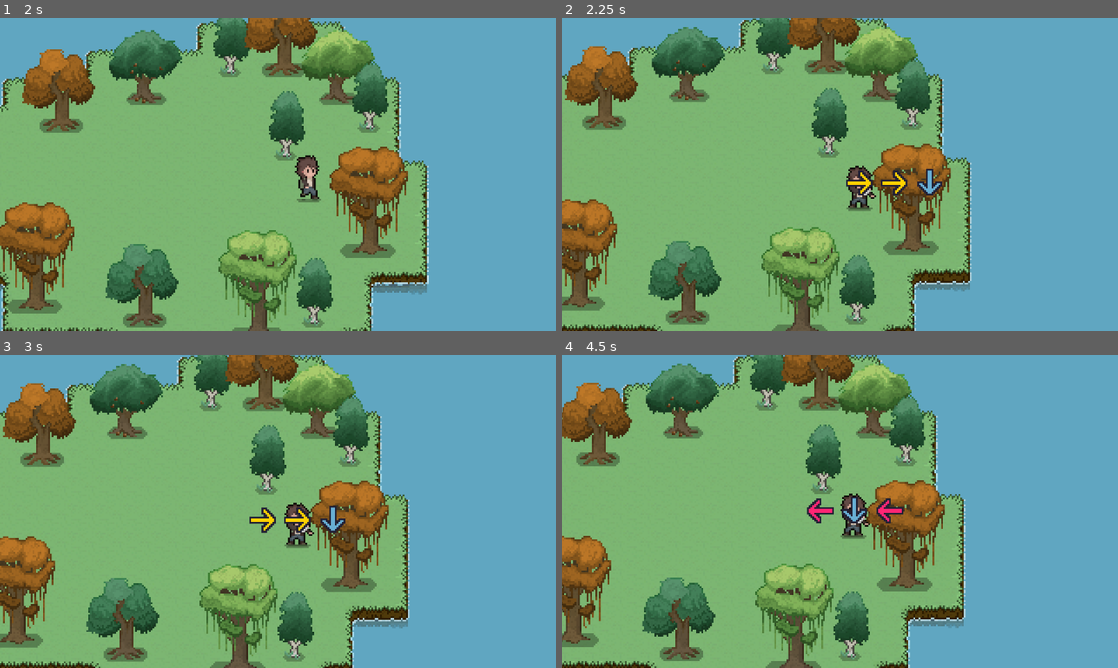
Above: before the commit, frames 1-4 (two rows, left to right).
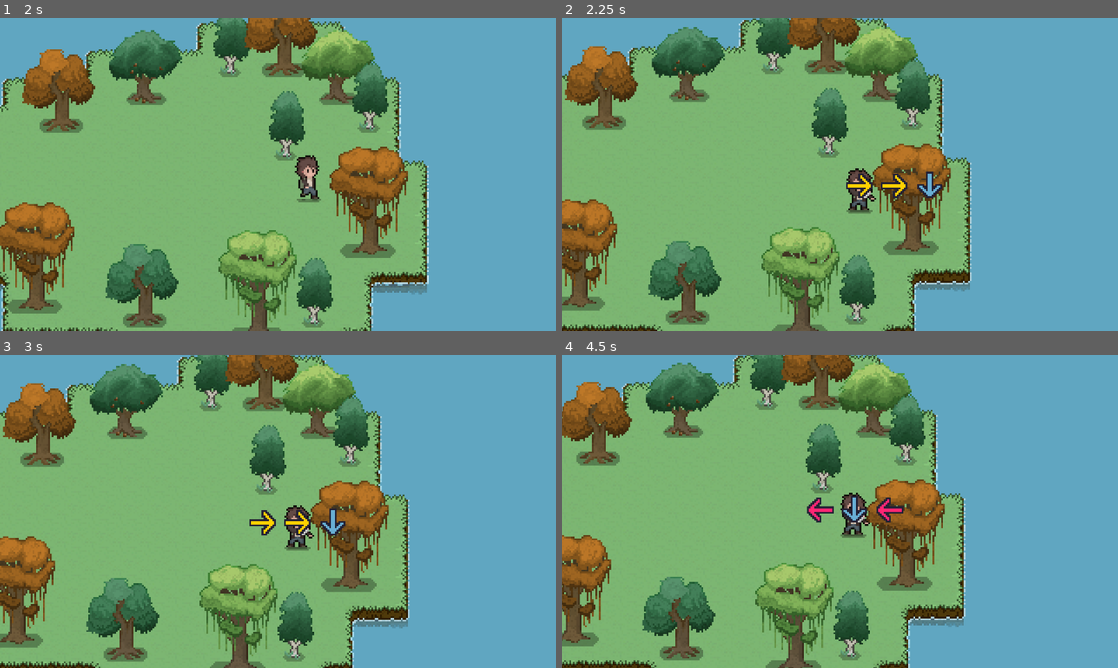
Above: after the commit, the same moments.

Repository: bonsaipropaganda/advjam2023
Game: Godot game, scene res://scenes/GUI/menus/main_menu.tscn
The game is run twice, just before and just after one commit, with the same random seed, the same clock (stepped at 60 frames per second) and the same inputs. Sound files missing from this copy of the repository are replaced by a short silence.
Inputs (mouse positions are in pixels of both pictures, inside the frame that each line leads up to):
- Up to frame 1 (2 s): click (111, 133) at 0.5 s; tap Enter at 1.25 s; hold D (keyboard_right) from 1.28 s (still down); tap E (Interact) at 1.35 s
- Up to frame 2 (2.25 s): release D (keyboard_right) at 2.03 s; hold S (keyboard_down) from 2.03 s (still down); tap Space (keyboard_space) at 2.1 s
- Up to frame 3 (3 s): tap Space (keyboard_space) at 2.75 s; release S (keyboard_down) at 2.78 s; hold D (keyboard_right) from 2.78 s (still down); tap E (Interact) at 2.85 s
- Up to frame 4 (4.5 s): release D (keyboard_right) at 3.53 s; hold W (keyboard_up) 3.53-4.28 s; tap Space (keyboard_space) at 3.6 s; tap Enter at 4.25 s; hold A (keyboard_left) from 4.28 s (still down); tap E (Interact) at 4.35 s

Frame 1 is identical in both runs. In frame 2, 0.8% of the frame differs, in the area x 51-69%, y 47-63%; in frame 3, 0.8%; in frame 4, 4.4%, in the area x 0-73%, y 0-100%.

Commit message:
qte done signal, slash direction + zone

Diff:
--- a/AdventureJam2023/player_attack_QTE/qte.gd
+++ b/AdventureJam2023/player_attack_QTE/qte.gd
@@ -16,6 +16,8 @@
 var success: bool = false
 
 ##############################################.
+
+signal qte_done(is_success: bool)
 
 
 #this is where the whole code starts
@@ -113,9 +115,12 @@
 		if qte_counter == qte_sequence.size():  #if you'er at the end of the sequence, exitttt, and sucess is truee
 			is_qte = false
 			success = true
+			qte_done.emit(true)
+
 		sprite_shift()
 	else:  # if you have failed, then just quit
 		is_qte = false
+		qte_done.emit(false)
 
 
 func sprite_shift():  #for moving the sprite around after every input
@@ -137,6 +142,7 @@
 	if qte_timer < 0:
 		qte_timer = qte_reset_timer
 		is_qte = false
+		qte_done.emit(false)
 	qte_timer -= qte_delta_time
 
 
--- a/AdventureJam2023/scenes/Entities/player.tscn
+++ b/AdventureJam2023/scenes/Entities/player.tscn
@@ -9,6 +9,7 @@
 [ext_resource type="PackedScene" uid="uid://evtep5rqp3ve" path="res://player_attack_QTE/qte.tscn" id="8_iuh4x"]
 [ext_resource type="Texture2D" uid="uid://q34c8jgx517r" path="res://sprites/Swipe Effect/green_slash/SP301_02.png" id="8_lk5uo"]
 [ext_resource type="Texture2D" uid="uid://cscu53v68f4m3" path="res://sprites/Swipe Effect/green_slash/SP301_01.png" id="9_ls5bf"]
+[ext_resource type="PackedScene" uid="uid://cnht5wav7xc1s" path="res://scenes/sword_slash.tscn" id="10_183k2"]
 
 [sub_resource type="SpriteFrames" id="SpriteFrames_ek2va"]
 animations = [{
@@ -53,33 +54,7 @@
 radius = 5.0
 height = 10.0
 
-[sub_resource type="CircleShape2D" id="CircleShape2D_gl1sr"]
-radius = 8.06226
-
 [sub_resource type="CapsuleShape2D" id="CapsuleShape2D_65n6a"]
-
-[sub_resource type="SpriteFrames" id="SpriteFrames_d1bg0"]
-animations = [{
-"frames": [{
-"duration": 1.0,
-"texture": ExtResource("5_ex26q")
-}, {
-"duration": 1.0,
-"texture": ExtResource("6_gtq3g")
-}, {
-"duration": 1.0,
-"texture": ExtResource("7_ko3nk")
-}, {
-"duration": 1.0,
-"texture": ExtResource("8_lk5uo")
-}, {
-"duration": 1.0,
-"texture": ExtResource("9_ls5bf")
-}],
-"loop": false,
-"name": &"default",
-"speed": 15.0
-}]
 
 [sub_resource type="Animation" id="Animation_0itb2"]
 resource_name = "Idle_down"
@@ -98,18 +73,6 @@
 "update": 1,
 "values": [0, 1]
 }
-tracks/1/type = "value"
-tracks/1/imported = false
-tracks/1/enabled = true
-tracks/1/path = NodePath("HitArea:position")
-tracks/1/interp = 1
-tracks/1/loop_wrap = true
-tracks/1/keys = {
-"times": PackedFloat32Array(0),
-"transitions": PackedFloat32Array(1),
-"update": 0,
-"values": [Vector2(0, 0)]
-}
 
 [sub_resource type="Animation" id="Animation_w6rsc"]
 resource_name = "Idle_left"
@@ -128,18 +91,6 @@
 "update": 1,
 "values": [48, 49]
 }
-tracks/1/type = "value"
-tracks/1/imported = false
-tracks/1/enabled = true
-tracks/1/path = NodePath("HitArea:position")
-tracks/1/interp = 1
-tracks/1/loop_wrap = true
-tracks/1/keys = {
-"times": PackedFloat32Array(0),
-"transitions": PackedFloat32Array(1),
-"update": 0,
-"values": [Vector2(-16, 0)]
-}
 
 [sub_resource type="Animation" id="Animation_ttf6l"]
 resource_name = "Idle_right"
@@ -158,18 +109,6 @@
 "update": 1,
 "values": [32, 33]
 }
-tracks/1/type = "value"
-tracks/1/imported = false
-tracks/1/enabled = true
-tracks/1/path = NodePath("HitArea:position")
-tracks/1/interp = 1
-tracks/1/loop_wrap = true
-tracks/1/keys = {
-"times": PackedFloat32Array(0),
-"transitions": PackedFloat32Array(1),
-"update": 0,
-"values": [Vector2(16, 0)]
-}
 
 [sub_resource type="Animation" id="Animation_nh0ge"]
 resource_name = "Idle_up"
@@ -188,23 +127,111 @@
 "update": 1,
 "values": [16, 17]
 }
+
+[sub_resource type="Animation" id="Animation_5321q"]
+resource_name = "attack_down"
+length = 0.8
+step = 0.05
+tracks/0/type = "value"
+tracks/0/imported = false
+tracks/0/enabled = true
+tracks/0/path = NodePath("PlayerSprite:frame")
+tracks/0/interp = 1
+tracks/0/loop_wrap = true
+tracks/0/keys = {
+"times": PackedFloat32Array(0, 0.2, 0.4, 0.6),
+"transitions": PackedFloat32Array(1, 1, 1, 1),
+"update": 1,
+"values": [8, 9, 10, 11]
+}
 tracks/1/type = "value"
 tracks/1/imported = false
 tracks/1/enabled = true
-tracks/1/path = NodePath("HitArea:position")
+tracks/1/path = NodePath("SwordSlash:monitoring")
 tracks/1/interp = 1
 tracks/1/loop_wrap = true
 tracks/1/keys = {
+"times": PackedFloat32Array(0.2, 0.7),
+"transitions": PackedFloat32Array(1, 1),
+"update": 1,
+"values": [true, false]
+}
+tracks/2/type = "value"
+tracks/2/imported = false
+tracks/2/enabled = true
+tracks/2/path = NodePath("SwordSlash:position")
+tracks/2/interp = 1
+tracks/2/loop_wrap = true
+tracks/2/keys = {
 "times": PackedFloat32Array(0),
 "transitions": PackedFloat32Array(1),
 "update": 0,
-"values": [Vector2(0, 0)]
-}
-
-[sub_resource type="Animation" id="Animation_5321q"]
-resource_name = "attack_down"
+"values": [Vector2(0, 15)]
+}
+tracks/3/type = "value"
+tracks/3/imported = false
+tracks/3/enabled = true
+tracks/3/path = NodePath("SwordSlash/Animation:frame")
+tracks/3/interp = 1
+tracks/3/loop_wrap = true
+tracks/3/keys = {
+"times": PackedFloat32Array(0.05, 0.2, 0.3, 0.4, 0.55),
+"transitions": PackedFloat32Array(1, 1, 1, 1, 1),
+"update": 1,
+"values": [0, 1, 2, 3, 4]
+}
+tracks/4/type = "value"
+tracks/4/imported = false
+tracks/4/enabled = true
+tracks/4/path = NodePath("SwordSlash/Animation:flip_h")
+tracks/4/interp = 1
+tracks/4/loop_wrap = true
+tracks/4/keys = {
+"times": PackedFloat32Array(0),
+"transitions": PackedFloat32Array(1),
+"update": 1,
+"values": [true]
+}
+tracks/5/type = "value"
+tracks/5/imported = false
+tracks/5/enabled = true
+tracks/5/path = NodePath("SwordSlash/Animation:flip_v")
+tracks/5/interp = 1
+tracks/5/loop_wrap = true
+tracks/5/keys = {
+"times": PackedFloat32Array(0),
+"transitions": PackedFloat32Array(1),
+"update": 1,
+"values": [false]
+}
+tracks/6/type = "value"
+tracks/6/imported = false
+tracks/6/enabled = true
+tracks/6/path = NodePath("SwordSlash:rotation")
+tracks/6/interp = 1
+tracks/6/loop_wrap = true
+tracks/6/keys = {
+"times": PackedFloat32Array(0),
+"transitions": PackedFloat32Array(1),
+"update": 0,
+"values": [0.0]
+}
+tracks/7/type = "value"
+tracks/7/imported = false
+tracks/7/enabled = true
+tracks/7/path = NodePath("SwordSlash/Animation:visible")
+tracks/7/interp = 1
+tracks/7/loop_wrap = true
+tracks/7/keys = {
+"times": PackedFloat32Array(0.7),
+"transitions": PackedFloat32Array(1),
+"update": 1,
+"values": [false]
+}
+
+[sub_resource type="Animation" id="Animation_7rbsn"]
+resource_name = "attack_left"
 length = 0.8
-loop_mode = 1
 step = 0.05
 tracks/0/type = "value"
 tracks/0/imported = false
@@ -216,43 +243,96 @@
 "times": PackedFloat32Array(0, 0.2, 0.4, 0.6),
 "transitions": PackedFloat32Array(1, 1, 1, 1),
 "update": 1,
-"values": [8, 9, 10, 11]
+"values": [56, 57, 58, 59]
 }
 tracks/1/type = "value"
 tracks/1/imported = false
 tracks/1/enabled = true
-tracks/1/path = NodePath("HitArea:position")
+tracks/1/path = NodePath("SwordSlash:monitoring")
 tracks/1/interp = 1
 tracks/1/loop_wrap = true
 tracks/1/keys = {
+"times": PackedFloat32Array(0.2, 0.7),
+"transitions": PackedFloat32Array(1, 1),
+"update": 1,
+"values": [true, false]
+}
+tracks/2/type = "value"
+tracks/2/imported = false
+tracks/2/enabled = true
+tracks/2/path = NodePath("SwordSlash:position")
+tracks/2/interp = 1
+tracks/2/loop_wrap = true
+tracks/2/keys = {
 "times": PackedFloat32Array(0),
 "transitions": PackedFloat32Array(1),
 "update": 0,
-"values": [Vector2(0, 16)]
-}
-
-[sub_resource type="Animation" id="Animation_7rbsn"]
-resource_name = "attack_left"
-length = 0.8
-loop_mode = 1
-step = 0.05
-tracks/0/type = "value"
-tracks/0/imported = false
-tracks/0/enabled = true
-tracks/0/path = NodePath("PlayerSprite:frame")
-tracks/0/interp = 1
-tracks/0/loop_wrap = true
-tracks/0/keys = {
-"times": PackedFloat32Array(0, 0.2, 0.4, 0.6),
-"transitions": PackedFloat32Array(1, 1, 1, 1),
-"update": 1,
-"values": [56, 57, 58, 59]
+"values": [Vector2(-14, 2)]
+}
+tracks/3/type = "value"
+tracks/3/imported = false
+tracks/3/enabled = true
+tracks/3/path = NodePath("SwordSlash/Animation:frame")
+tracks/3/interp = 1
+tracks/3/loop_wrap = true
+tracks/3/keys = {
+"times": PackedFloat32Array(0.05, 0.2, 0.3, 0.4, 0.55),
+"transitions": PackedFloat32Array(1, 1, 1, 1, 1),
+"update": 1,
+"values": [0, 1, 2, 3, 4]
+}
+tracks/4/type = "value"
+tracks/4/imported = false
+tracks/4/enabled = true
+tracks/4/path = NodePath("SwordSlash/Animation:flip_h")
+tracks/4/interp = 1
+tracks/4/loop_wrap = true
+tracks/4/keys = {
+"times": PackedFloat32Array(0),
+"transitions": PackedFloat32Array(1),
+"update": 1,
+"values": [true]
+}
+tracks/5/type = "value"
+tracks/5/imported = false
+tracks/5/enabled = true
+tracks/5/path = NodePath("SwordSlash/Animation:flip_v")
+tracks/5/interp = 1
+tracks/5/loop_wrap = true
+tracks/5/keys = {
+"times": PackedFloat32Array(0),
+"transitions": PackedFloat32Array(1),
+"update": 1,
+"values": [false]
+}
+tracks/6/type = "value"
+tracks/6/imported = false
+tracks/6/enabled = true
+tracks/6/path = NodePath("SwordSlash:rotation")
+tracks/6/interp = 1
+tracks/6/loop_wrap = true
+tracks/6/keys = {
+"times": PackedFloat32Array(0),
+"transitions": PackedFloat32Array(1),
+"update": 0,
+"values": [1.5708]
+}
+tracks/7/type = "value"
+tracks/7/imported = false
+tracks/7/enabled = true
+tracks/7/path = NodePath("SwordSlash/Animation:visible")
+tracks/7/interp = 1
+tracks/7/loop_wrap = true
+tracks/7/keys = {
+"times": PackedFloat32Array(0.7),
+"transitions": PackedFloat32Array(1),
+"update": 1,
+"values": [false]
 }
 
 [sub_resource type="Animation" id="Animation_3an7c"]
 resource_name = "attack_right"
 length = 0.8
-loop_mode = 1
 step = 0.05
 tracks/0/type = "value"
 tracks/0/imported = false
@@ -265,12 +345,95 @@
 "transitions": PackedFloat32Array(1, 1, 1, 1),
 "update": 1,
 "values": [40, 41, 42, 43]
+}
+tracks/1/type = "value"
+tracks/1/imported = false
+tracks/1/enabled = true
+tracks/1/path = NodePath("SwordSlash:monitoring")
+tracks/1/interp = 1
+tracks/1/loop_wrap = true
+tracks/1/keys = {
+"times": PackedFloat32Array(0.2, 0.7),
+"transitions": PackedFloat32Array(1, 1),
+"update": 1,
+"values": [true, false]
+}
+tracks/2/type = "value"
+tracks/2/imported = false
+tracks/2/enabled = true
+tracks/2/path = NodePath("SwordSlash:position")
+tracks/2/interp = 1
+tracks/2/loop_wrap = true
+tracks/2/keys = {
+"times": PackedFloat32Array(0),
+"transitions": PackedFloat32Array(1),
+"update": 0,
+"values": [Vector2(8, 2)]
+}
+tracks/3/type = "value"
+tracks/3/imported = false
+tracks/3/enabled = true
+tracks/3/path = NodePath("SwordSlash/Animation:frame")
+tracks/3/interp = 1
+tracks/3/loop_wrap = true
+tracks/3/keys = {
+"times": PackedFloat32Array(0.05, 0.2, 0.3, 0.4, 0.55),
+"transitions": PackedFloat32Array(1, 1, 1, 1, 1),
+"update": 1,
+"values": [0, 1, 2, 3, 4]
+}
+tracks/4/type = "value"
+tracks/4/imported = false
+tracks/4/enabled = true
+tracks/4/path = NodePath("SwordSlash/Animation:flip_h")
+tracks/4/interp = 1
+tracks/4/loop_wrap = true
+tracks/4/keys = {
+"times": PackedFloat32Array(0),
+"transitions": PackedFloat32Array(1),
+"update": 1,
+"values": [false]
+}
+tracks/5/type = "value"
+tracks/5/imported = false
+tracks/5/enabled = true
+tracks/5/path = NodePath("SwordSlash/Animation:flip_v")
+tracks/5/interp = 1
+tracks/5/loop_wrap = true
+tracks/5/keys = {
+"times": PackedFloat32Array(0),
+"transitions": PackedFloat32Array(1),
+"update": 1,
+"values": [true]
+}
+tracks/6/type = "value"
+tracks/6/imported = false
+tracks/6/enabled = true
+tracks/6/path = NodePath("SwordSlash:rotation")
+tracks/6/interp = 1
+tracks/6/loop_wrap = true
+tracks/6/keys = {
+"times": PackedFloat32Array(0),
+"transitions": PackedFloat32Array(1),
+"update": 0,
+"values": [1.5708]
+}
+tracks/7/type = "value"
+tracks/7/imported = false
+tracks/7/enabled = true
+tracks/7/path = NodePath("SwordSlash/Animation:visible")
+tracks/7/interp = 1
+tracks/7/loop_wrap = true
+tracks/7/keys = {
+"times": PackedFloat32Array(0.7),
+"transitions": PackedFloat32Array(1),
+"update": 1,
+"values": [false]
 }
 
 [sub_resource type="Animation" id="Animation_yrp74"]
 resource_name = "attack_up"
 length = 0.8
-loop_mode = 1
 step = 0.05
 tracks/0/type = "value"
 tracks/0/imported = false
@@ -287,14 +450,86 @@
 tracks/1/type = "value"
 tracks/1/imported = false
 tracks/1/enabled = true
-tracks/1/path = NodePath("HitArea:position")
+tracks/1/path = NodePath("SwordSlash:monitoring")
 tracks/1/interp = 1
 tracks/1/loop_wrap = true
 tracks/1/keys = {
+"times": PackedFloat32Array(0.2, 0.7),
+"transitions": PackedFloat32Array(1, 1),
+"update": 1,
+"values": [true, false]
+}
+tracks/2/type = "value"
+tracks/2/imported = false
+tracks/2/enabled = true
+tracks/2/path = NodePath("SwordSlash:position")
+tracks/2/interp = 1
+tracks/2/loop_wrap = true
+tracks/2/keys = {
 "times": PackedFloat32Array(0),
 "transitions": PackedFloat32Array(1),
 "update": 0,
-"values": [Vector2(0, -16)]
+"values": [Vector2(0, -8)]
+}
+tracks/3/type = "value"
+tracks/3/imported = false
+tracks/3/enabled = true
+tracks/3/path = NodePath("SwordSlash/Animation:frame")
+tracks/3/interp = 1
+tracks/3/loop_wrap = true
+tracks/3/keys = {
+"times": PackedFloat32Array(0.05, 0.2, 0.3, 0.4, 0.55),
+"transitions": PackedFloat32Array(1, 1, 1, 1, 1),
+"update": 1,
+"values": [0, 1, 2, 3, 4]
+}
+tracks/4/type = "value"
+tracks/4/imported = false
+tracks/4/enabled = true
+tracks/4/path = NodePath("SwordSlash/Animation:flip_h")
+tracks/4/interp = 1
+tracks/4/loop_wrap = true
+tracks/4/keys = {
+"times": PackedFloat32Array(0),
+"transitions": PackedFloat32Array(1),
+"update": 1,
+"values": [false]
+}
+tracks/5/type = "value"
+tracks/5/imported = false
+tracks/5/enabled = true
+tracks/5/path = NodePath("SwordSlash/Animation:flip_v")
+tracks/5/interp = 1
+tracks/5/loop_wrap = true
+tracks/5/keys = {
+"times": PackedFloat32Array(0),
+"transitions": PackedFloat32Array(1),
+"update": 1,
+"values": [true]
+}
+tracks/6/type = "value"
+tracks/6/imported = false
+tracks/6/enabled = true
+tracks/6/path = NodePath("SwordSlash:rotation")
+tracks/6/interp = 1
+tracks/6/loop_wrap = true
+tracks/6/keys = {
+"times": PackedFloat32Array(0),
+"transitions": PackedFloat32Array(1),
+"update": 0,
+"values": [0.0]
+}
+tracks/7/type = "value"
+tracks/7/imported = false
+tracks/7/enabled = true
+tracks/7/path = NodePath("SwordSlash/Animation:visible")
+tracks/7/interp = 1
+tracks/7/loop_wrap = true
+tracks/7/keys = {
+"times": PackedFloat32Array(0.7),
+"transitions": PackedFloat32Array(1),
+"update": 1,
+"values": [false]
 }
 
 [sub_resource type="Animation" id="Animation_jhyy7"]
@@ -314,18 +549,6 @@
 "update": 1,
 "values": [3, 4, 5, 6]
 }
-tracks/1/type = "value"
-tracks/1/imported = false
-tracks/1/enabled = true
-tracks/1/path = NodePath("HitArea:position")
-tracks/1/interp = 1
-tracks/1/loop_wrap = true
-tracks/1/keys = {
-"times": PackedFloat32Array(0),
-"transitions": PackedFloat32Array(1),
-"update": 0,
-"values": [Vector2(0, 0)]
-}
 
 [sub_resource type="Animation" id="Animation_xlug0"]
 resource_name = "move_left"
@@ -344,18 +567,6 @@
 "update": 1,
 "values": [51, 52, 53, 54]
 }
-tracks/1/type = "value"
-tracks/1/imported = false
-tracks/1/enabled = true
-tracks/1/path = NodePath("HitArea:position")
-tracks/1/interp = 1
-tracks/1/loop_wrap = true
-tracks/1/keys = {
-"times": PackedFloat32Array(0),
-"transitions": PackedFloat32Array(1),
-"update": 0,
-"values": [Vector2(0, 0)]
-}
 
 [sub_resource type="Animation" id="Animation_5kmmo"]
 resource_name = "move_right"
@@ -374,18 +585,6 @@
 "update": 1,
 "values": [35, 36, 37, 38]
 }
-tracks/1/type = "value"
-tracks/1/imported = false
-tracks/1/enabled = true
-tracks/1/path = NodePath("HitArea:position")
-tracks/1/interp = 1
-tracks/1/loop_wrap = true
-tracks/1/keys = {
-"times": PackedFloat32Array(0),
-"transitions": PackedFloat32Array(1),
-"update": 0,
-"values": [Vector2(0, 0)]
-}
 
 [sub_resource type="Animation" id="Animation_3u5sc"]
 resource_name = "move_up"
@@ -404,17 +603,32 @@
 "update": 1,
 "values": [19, 20, 21, 22]
 }
+
+[sub_resource type="Animation" id="Animation_lnxhn"]
+length = 0.001
+tracks/0/type = "value"
+tracks/0/imported = false
+tracks/0/enabled = true
+tracks/0/path = NodePath("SwordSlash:monitorable")
+tracks/0/interp = 1
+tracks/0/loop_wrap = true
+tracks/0/keys = {
+"times": PackedFloat32Array(0),
+"transitions": PackedFloat32Array(1),
+"update": 1,
+"values": [false]
+}
 tracks/1/type = "value"
 tracks/1/imported = false
 tracks/1/enabled = true
-tracks/1/path = NodePath("HitArea:position")
+tracks/1/path = NodePath("SwordSlash:position")
 tracks/1/interp = 1
 tracks/1/loop_wrap = true
 tracks/1/keys = {
 "times": PackedFloat32Array(0),
 "transitions": PackedFloat32Array(1),
 "update": 0,
-"values": [Vector2(0, 0)]
+"values": [Vector2(0, 10)]
 }
 
 [sub_resource type="AnimationLibrary" id="AnimationLibrary_sr10y"]
@@ -423,6 +637,7 @@
 "Idle_left": SubResource("Animation_w6rsc"),
 "Idle_right": SubResource("Animation_ttf6l"),
 "Idle_up": SubResource("Animation_nh0ge"),
+"RESET": SubResource("Animation_lnxhn"),
 "attack_down": SubResource("Animation_5321q"),
 "attack_left": SubResource("Animation_7rbsn"),
 "attack_right": SubResource("Animation_3an7c"),
@@ -507,18 +722,20 @@
 advance_mode = 2
 
 [sub_resource type="AnimationNodeStateMachineTransition" id="AnimationNodeStateMachineTransition_1e4oc"]
+advance_mode = 2
+advance_expression = "(input_direction.x != 0 or input_direction.y != 0) and
+!qte.is_qte"
 
 [sub_resource type="AnimationNodeStateMachineTransition" id="AnimationNodeStateMachineTransition_x1cyv"]
-
-[sub_resource type="AnimationNodeStateMachineTransition" id="AnimationNodeStateMachineTransition_fbnoq"]
-
-[sub_resource type="AnimationNodeStateMachineTransition" id="AnimationNodeStateMachineTransition_jea7j"]
-
-[sub_resource type="AnimationNodeStateMachineTransition" id="AnimationNodeStateMachineTransition_2vwmk"]
+advance_mode = 2
+advance_expression = "(input_direction.x == 0 and input_direction.y == 0) and
+!qte.is_qte"
+
+[sub_resource type="AnimationNodeStateMachineTransition" id="AnimationNodeStateMachineTransition_sdehg"]
 switch_mode = 2
 advance_mode = 2
 
-[sub_resource type="AnimationNodeStateMachineTransition" id="AnimationNodeStateMachineTransition_3beb4"]
+[sub_resource type="AnimationNodeStateMachineTransition" id="AnimationNodeStateMachineTransition_latho"]
 switch_mode = 2
 advance_mode = 2
 
@@ -527,11 +744,11 @@
 states/Idle/node = SubResource("AnimationNodeBlendSpace2D_5wire")
 states/Idle/position = Vector2(616, 129)
 states/Mele/node = SubResource("AnimationNodeBlendSpace2D_l68d6")
-states/Mele/position = Vector2(616, 264)
+states/Mele/position = Vector2(616.222, 263.333)
 states/Start/position = Vector2(459, 129)
 states/Walk/node = SubResource("AnimationNodeBlendSpace2D_bhoof")
 states/Walk/position = Vector2(778, 129)
-transitions = ["Start", "Idle", SubResource("AnimationNodeSt …(139 unchanged characters)… ionNodeStateMachineTransition_x1cyv"), "Idle", "Mele", SubResource("AnimationNodeStateMachineTransition_fbnoq"), "Walk", "Mele", SubResource("AnimationNodeStateMachineTransition_jea7j"), "Mele", "Idle", SubResource("AnimationNodeStateMachineTransition_2vwmk"), "Mele", "Walk", SubResource("AnimationNodeStateMachineTransition_3beb4")]
+transitions = ["Start", "Idle", SubResource("AnimationNodeSt …(139 unchanged characters)… ionNodeStateMachineTransition_x1cyv"), "Mele", "Idle", SubResource("AnimationNodeStateMachineTransition_sdehg"), "Mele", "Walk", SubResource("AnimationNodeStateMachineTransition_latho")]
 graph_offset = Vector2(133, 87)
 
 [sub_resource type="AnimationNodeStateMachinePlayback" id="AnimationNodeStateMachinePlayback_6h6sv"]
@@ -548,7 +765,7 @@
 texture = ExtResource("3_w1x57")
 hframes = 16
 vframes = 14
-frame = 5
+frame = 4
 
 [node name="Camera2D" type="Camera2D" parent="."]
 zoom = Vector2(4, 4)
@@ -563,10 +780,15 @@
 position = Vector2(0, 10)
 shape = SubResource("CapsuleShape2D_38v6o")
 
-[node name="HitArea" type="Area2D" parent="."]
-
-[node name="Shape" type="CollisionShape2D" parent="HitArea"]
-shape = SubResource("CircleShape2D_gl1sr")
+[node name="SwordSlash" parent="." instance=ExtResource("10_183k2")]
+position = Vector2(0, 10)
+monitorable = false
+script = null
+
+[node name="Animation" parent="SwordSlash" index="0"]
+autoplay = ""
+frame_progress = 0.0
+flip_v = true
 
 [node name="HealthChecker" type="Area2D" parent="."]
 collision_layer = 0
@@ -585,13 +807,6 @@
 scale = Vector2(0.2, 0.2)
 metadata/_edit_use_anchors_ = true
 
-[node name="AnimationSprite" type="AnimatedSprite2D" parent="."]
-sprite_frames = SubResource("SpriteFrames_d1bg0")
-autoplay = "default"
-frame = 4
-frame_progress = 1.0
-flip_h = true
-
 [node name="Animator" type="AnimationPlayer" parent="."]
 libraries = {
 "": SubResource("AnimationLibrary_sr10y")
@@ -600,10 +815,11 @@
 [node name="AnimatorTree" type="AnimationTree" parent="."]
 tree_root = SubResource("AnimationNodeStateMachine_i5hsu")
 anim_player = NodePath("../Animator")
+advance_expression_base_node = NodePath("..")
 active = true
 parameters/playback = SubResource("AnimationNodeStateMachinePlayback_6h6sv")
 parameters/Idle/blend_position = Vector2(0.00417709, 0.0133333)
-parameters/Mele/blend_position = Vector2(-0.00584793, -0.00958467)
+parameters/Mele/blend_position = Vector2(0.543686, -0.0601852)
 parameters/Walk/blend_position = Vector2(-0.00250626, 0.00666666)
 
 [node name="RegenTimer" type="Timer" parent="."]
@@ -612,3 +828,5 @@
 
 [connection signal="body_entered" from="HealthChecker" to="." method="_on_area_2d_body_entered"]
 [connection signal="timeout" from="RegenTimer" to="." method="_on_regen_timer_timeout"]
+
+[editable path="SwordSlash"]
--- a/AdventureJam2023/scenes/Entities/zombie.tscn
+++ b/AdventureJam2023/scenes/Entities/zombie.tscn
@@ -531,8 +531,9 @@
 [node name="AnimatedSprite2D" type="AnimatedSprite2D" parent="."]
 y_sort_enabled = true
 sprite_frames = SubResource("SpriteFrames_clb0t")
-animation = &"walk_up"
+animation = &"walk_side"
 autoplay = "idle_side"
+frame_progress = 0.260448
 
 [node name="Area2D" type="Area2D" parent="."]
 collision_mask = 3
--- a/AdventureJam2023/scenes/sword_slash.tscn
+++ b/AdventureJam2023/scenes/sword_slash.tscn
@@ -30,8 +30,8 @@
 "speed": 15.0
 }]
 
-[sub_resource type="CircleShape2D" id="CircleShape2D_rpq0h"]
-radius = 16.0
+[sub_resource type="RectangleShape2D" id="RectangleShape2D_5vusr"]
+size = Vector2(30, 16)
 
 [node name="Sword" type="Area2D" groups=["attack"]]
 y_sort_enabled = true
@@ -44,6 +44,6 @@
 frame_progress = 0.336454
 
 [node name="CollisionShape2D" type="CollisionShape2D" parent="."]
-shape = SubResource("CircleShape2D_rpq0h")
+shape = SubResource("RectangleShape2D_5vusr")
 
 [connection signal="animation_looped" from="Animation" to="." method="_on_animation_animation_looped"]
--- a/AdventureJam2023/scripts/Entities/player.gd
+++ b/AdventureJam2023/scripts/Entities/player.gd
@@ -6,7 +6,7 @@
 @onready var swinging := false
 @onready var qte = $qte
 @onready var animationTree := $AnimatorTree
-@onready var animationsprite := $AnimationSprite
+@onready var slashSprite = $SwordSlash/Animation as AnimatedSprite2D
 @onready var playback: AnimationNodeStateMachinePlayback = animationTree.get("parameters/playback")
 
 @onready var deathScreen = owner.get_node("GUI/DeathScreen")
@@ -16,8 +16,8 @@
 var health: int = 100
 
 
-func _ready():
-	animationsprite.set_visible(false)  #sets the knife as invisible. duh. don't wanna see it.
+func _ready() -> void:
+	qte.qte_done.connect(_on_qte_done)
 
 
 func _input(event):
@@ -49,7 +49,7 @@
 
 
 func move(_input_direction: Vector2, _delta: float, _is_slashing: bool) -> void:
-	if _is_slashing:
+	if qte.is_qte:
 		return  #is the player slashing?. then don't move.
 	velocity = _input_direction.normalized() * speed
 	move_and_slide()
@@ -61,29 +61,24 @@
 	if is_slashing and qte.is_qte == false:
 		qte.init_qte()
 
+
+func _on_qte_done(is_success: bool):
 	#yayy!!!, is the QTE is successful, reset it. and animate the knife
-	if qte.is_success():
-		animationsprite.set_visible(true)
-		if animationTree.get("parameters/Mele/blend_position").y < 0:
-			animationsprite.flip_v = true
-			animationsprite.z_index = -1
-			animationsprite.play("default")
-		else:
-			animationsprite.flip_v = false
-			animationsprite.z_index = 0
-			animationsprite.play("default")
+	if is_success:
+		slashSprite.visible = true
 		qte.reset()
-		await animationsprite.animation_finished
-		animationsprite.set_visible(false)
+	else:
+		slashSprite.visible = false
+		playback.travel("Idle", false)
+
 
 
 func walk_animation(_input_direction) -> void:
-	if _input_direction.x != 0 || _input_direction.y != 0:
+	if qte.is_qte or is_slashing:
+		return
+	if _input_direction.x != 0 or _input_direction.y != 0:
 		animationTree.set("parameters/Walk/blend_position", _input_direction.normalized())
 		animationTree.set("parameters/Idle/blend_position", _input_direction.normalized())
-		playback.travel("Walk")
-	else:
-		playback.travel("Idle")
 
 
 func slash_animation(is_slashing: bool) -> void:
Not shown: 1 places in AdventureJam2023/scenes/Entities/player.tscn that only renumber resources
